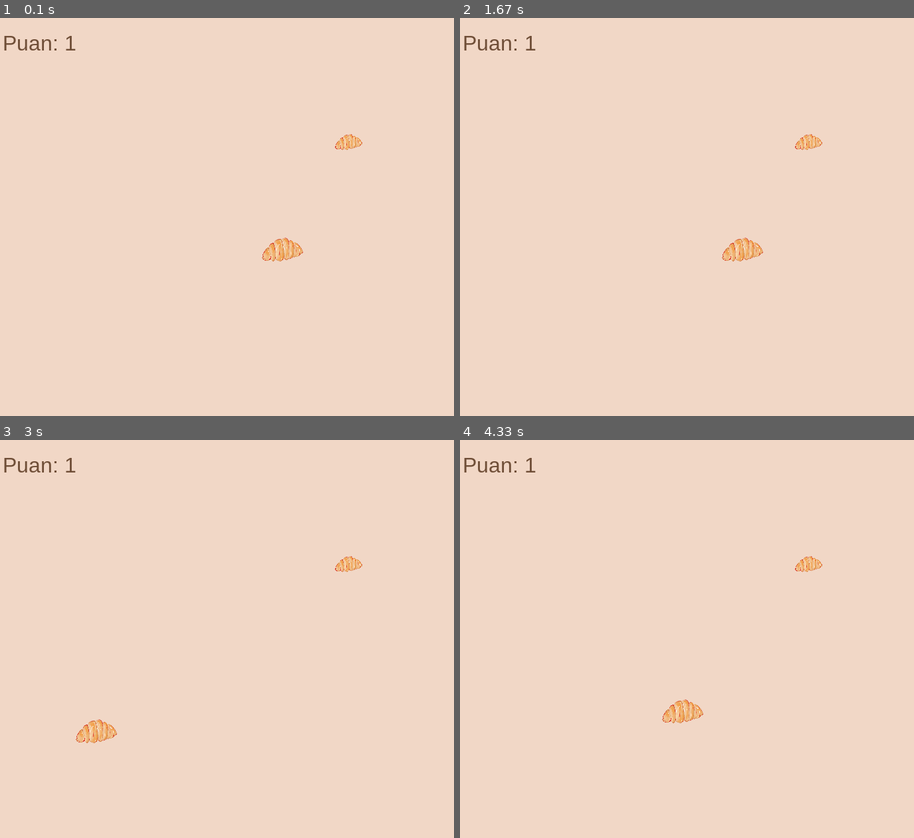
Above: before the commit, frames 1-4 (two rows, left to right).
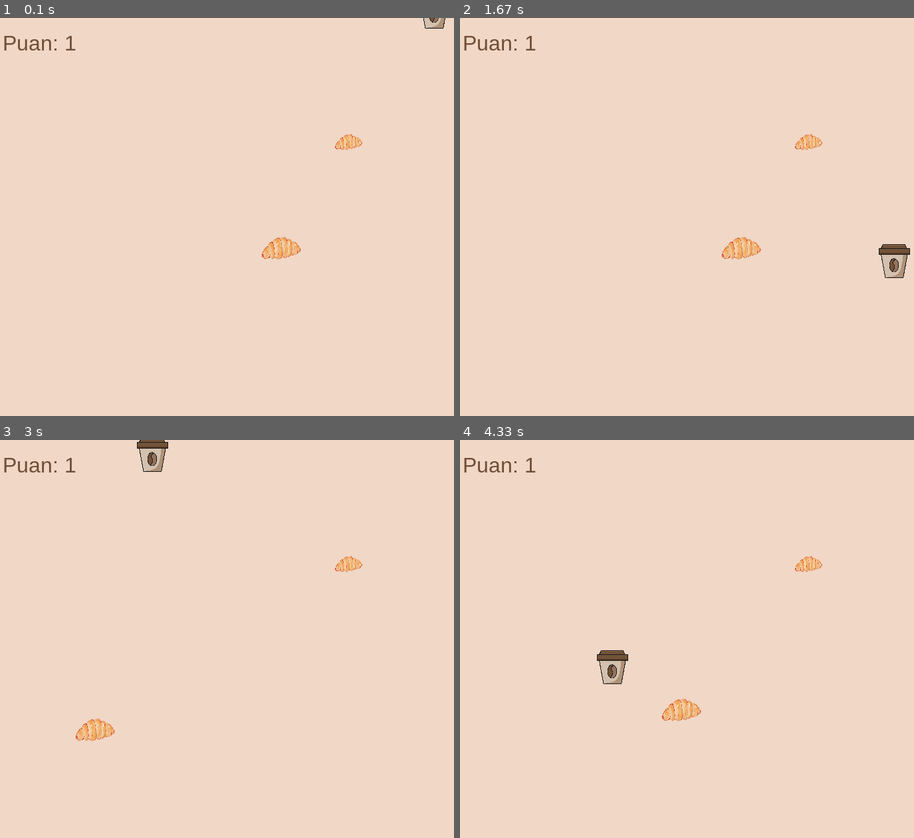
Above: after the commit, the same moments.

Repository: zmert073-spec/ilk-pygame-projem
Game: pygame game, started from ilkOyunProjem.py
Same seed, same stepped clock (60 frames per second), same inputs: the game is played once before the commit and once after it.
Inputs:
- Up to frame 1 (0.1 s): no input
- Up to frame 2 (1.67 s): hold Right 0.33-0.8 s; hold Left 1.17-1.63 s
- Up to frame 3 (3 s): hold Left 1.67-2.2 s; hold Down 2.23-2.53 s; hold Left 2.57-2.97 s
- Up to frame 4 (4.33 s): hold Up 3-3.37 s; hold Right 3.4-4.03 s; hold Down from 4.07 s (still down)

The runs differ from the first frame. In frame 1, 0.4% of the frame differs, in the area x 57-99%, y 0-62%; in frame 2, 0.7%, in the area x 57-100%, y 55-66%; in frame 3, 0.7%; in frame 4, 0.7%.

Commit message:
Düşman eklendi

Diff:
--- a/ilkOyunProjem.py
+++ b/ilkOyunProjem.py
@@ -31,6 +31,20 @@
 # yemlerin başlangıç konumu
 yem_x = random.randint(0, genislik - yem_boyut)
 yem_y = random.randint(0, yukseklik - yem_boyut)
+
+
+
+# Düşman ekleyelim
+dusman_resmi = pygame.image.load("kahve.png").convert_alpha()
+dusman_boyut = 60
+dusman_resmi = pygame.transform.scale(dusman_resmi, (dusman_boyut, dusman_boyut))
+
+# Düşmanların başlangıç konumu
+dusman_x = random.randint(0, genislik - dusman_boyut)
+dusman_y = -dusman_boyut  # Ekranın üstünden başlasın
+dusman_hiz = 4
+
+
 
 # Kare (oyuncu) özellikleri
 kare_x = 400
@@ -84,13 +98,26 @@
         print(f"Puan: {skor}")
         toplama_sesi.play()  # Yem alındığında pop sesi çal
 
-        # yem yedikçe kruvasan büyüsün
-        kruvasan_boy += 5
-        kruvasan_resmi = pygame.transform.scale(pygame.image.load("kruvasan.png").convert_alpha(), (kruvasan_boy, kruvasan_boy))
-
         # Yemleri yeni rastgele bir yere ışınla
         yem_x = random.randint(0, genislik - yem_boyut)
         yem_y = random.randint(0, yukseklik - yem_boyut)
+
+    # Düşman yukarıdan aşağı doğru hareket etsin
+    dusman_y += dusman_hiz
+
+    # En aşağı inince tekrar yukarı çıksın
+    if dusman_y > yukseklik:
+        dusman_y = -dusman_boyut
+        dusman_x = random.randint(0, genislik - dusman_boyut)
+
+    # Düşmana çarparsa ne olacak?
+    if (kare_x < dusman_x + dusman_boyut and
+        kare_x + kruvasan_boy > dusman_x and
+        kare_y < dusman_y + dusman_boyut and
+        kare_y + kruvasan_boy > dusman_y):
+
+        print("HAHAH! YOU BURN!")
+        calisiyor = False # Oyunu kapatır.
 
 
     # Arka planı boya
@@ -105,6 +132,9 @@
     skor_yazisi = font.render(f"Puan: {skor}", True, (111, 78, 55)) # Kahverengi yazı
     ekran.blit(skor_yazisi, (20, 20))
 
+    # Düşmanı çiz
+    ekran.blit(dusman_resmi, (dusman_x,dusman_y))
+
     pygame.display.flip()
 
 pygame.quit()
Binary file added: kahve.png
